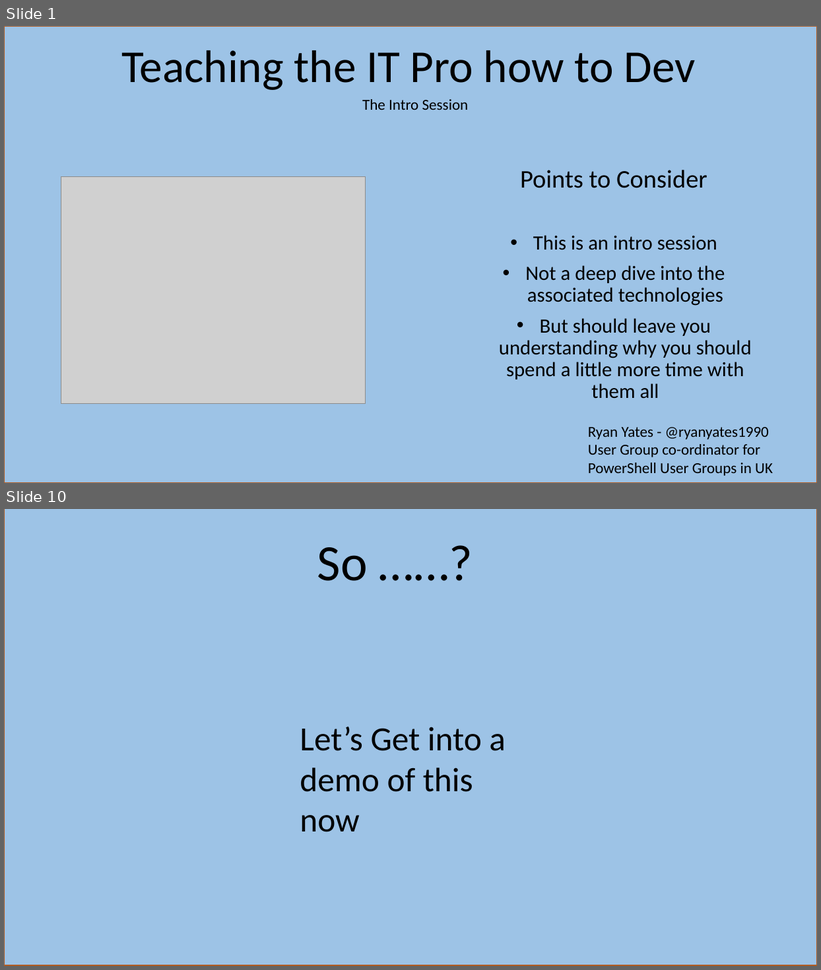
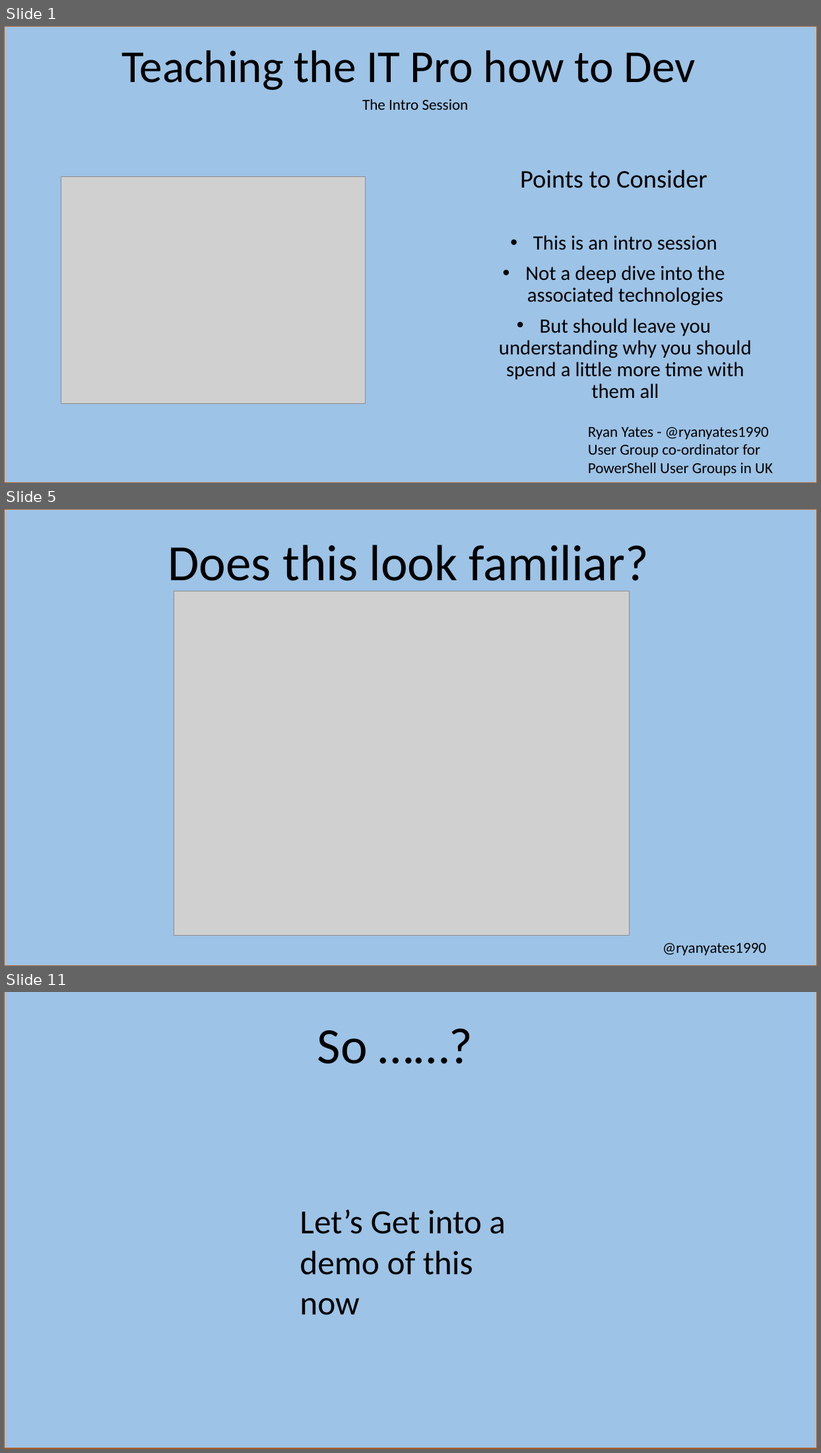
Before and after one commit to kilasuit/Presentations, a slide deck: Teaching The It Pro How to Dev/Teaching the ITPro how to Dev.pptx. Shown one above the other, each under a label of ours: slides 1 and 10 before the commit, slides 1, 5 and 11 after it; the slides between them are not shown. The pictures are 821x970 and 821x1453 pixels, drawn with LibreOffice and Linux fonts; fonts in the diff are those of the drawing; grey boxes stand for pictures. Boxes give left, top, right and bottom in pixels: in the first picture for what was removed or moved away, otherwise in the second. Text is boxed around its words. In the diff, an @@ line names an element or a change of style, - is before the commit and + after.

```diff
--- a/Teaching The It Pro How to Dev/Teaching the ITPro how to Dev.pptx
+++ b/Teaching The It Pro How to Dev/Teaching the ITPro how to Dev.pptx
@@ slide 5 added at (x1=4, y1=509, x2=817, y2=966), background #FFFFFF @@
@@ rectangle added at (x1=4, y1=509, x2=817, y2=966), fill #9DC3E6, outline #AF5C24 1 pt @@
@@ title added at (x1=168, y1=545, x2=649, y2=592), 60 pt, text #000000 @@
+Does this look familiar?
@@ picture added at (x1=174, y1=591, x2=629, y2=936) @@
@@ text added at (x1=663, y1=943, x2=766, y2=956), 18 pt, text #000000 @@
+@ryanyates1990
@@ what was slide 10 is now slide 11 @@
```
Also in this commit, not shown: 9 slides changed.
